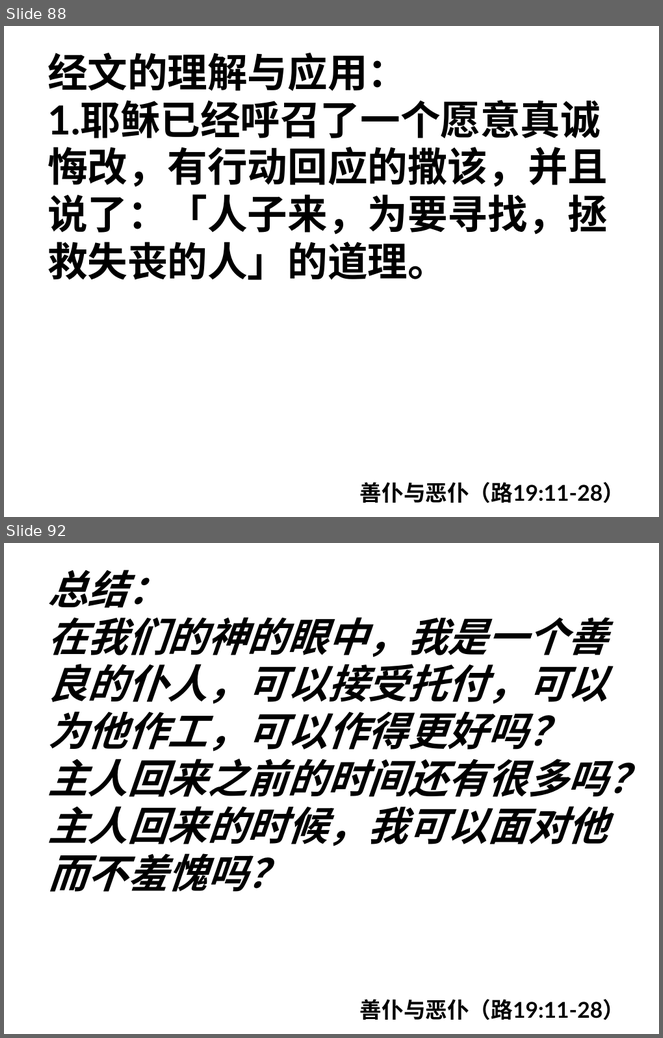
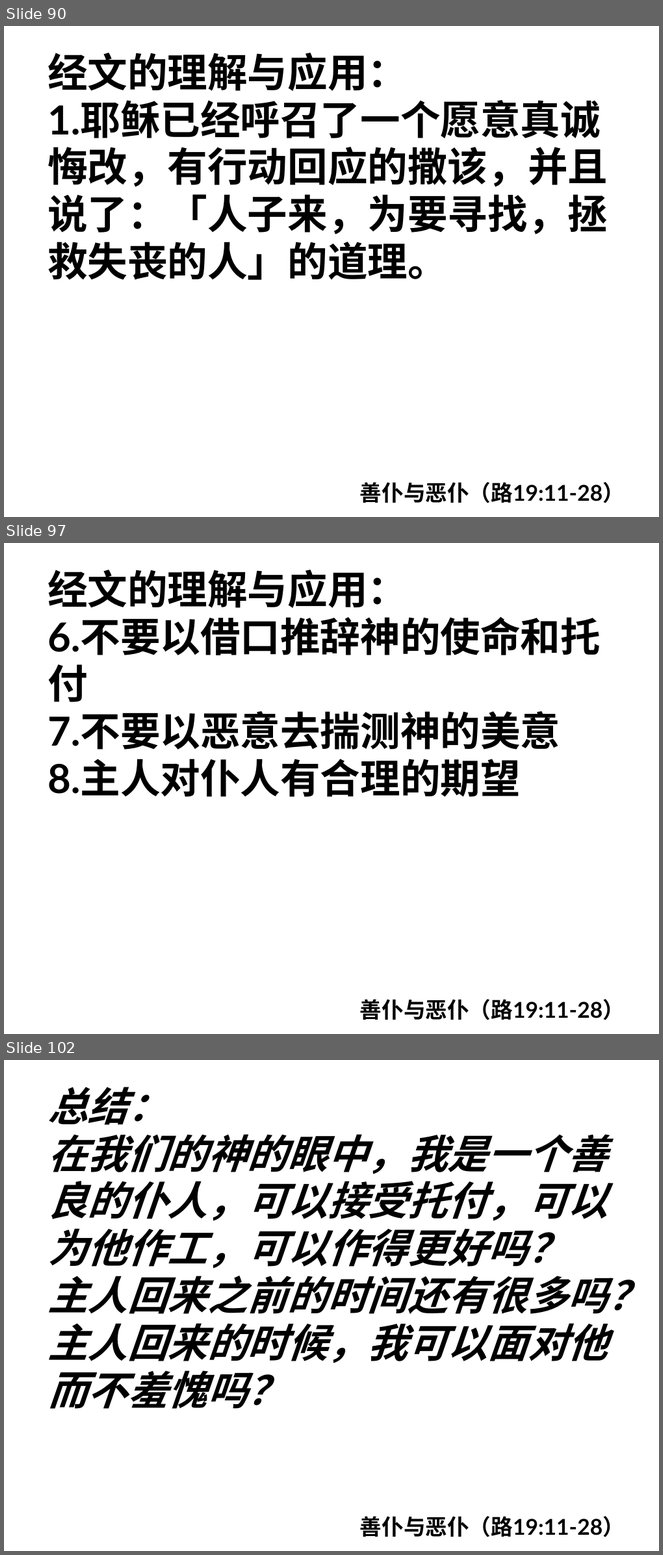
Before and after one commit to jackey-qiu/pyworship, a slide deck: 2023-08-16.pptx. Shown one above the other, each under a label of ours: slides 88 and 92 before the commit, slides 90, 97 and 102 after it; the slides between them are not shown. The pictures are 663x1038 and 663x1555 pixels, drawn with LibreOffice and Linux fonts; fonts in the diff are those of the drawing. Boxes give left, top, right and bottom in pixels: in the first picture for what was removed or moved away, otherwise in the second. Text is boxed around its words. In the diff, an @@ line names an element or a change of style, - is before the commit and + after.

```diff
--- a/2023-08-16.pptx
+++ b/2023-08-16.pptx
@@ slide 97 added at <box>4,543,659,1034</box>, background #FFFFFF @@
@@ text added at <box>48,570,601,797</box>, 44 pt, text #000000, bold @@
+经文的理解与应用：
+6.不要以借口推辞神的使命和托付
+7.不要以恶意去揣测神的美意
+8.主人对仆人有合理的期望
@@ text added at <box>360,999,625,1021</box>, 24 pt, text #000000, bold @@
+善仆与恶仆（路19:11-28）
@@ what was slide 88 is now slide 90 @@
@@ what was slide 92 is now slide 102 @@
```
Also in this commit, not shown: 5 slides changed, 8 other slides added, 1 other file.
